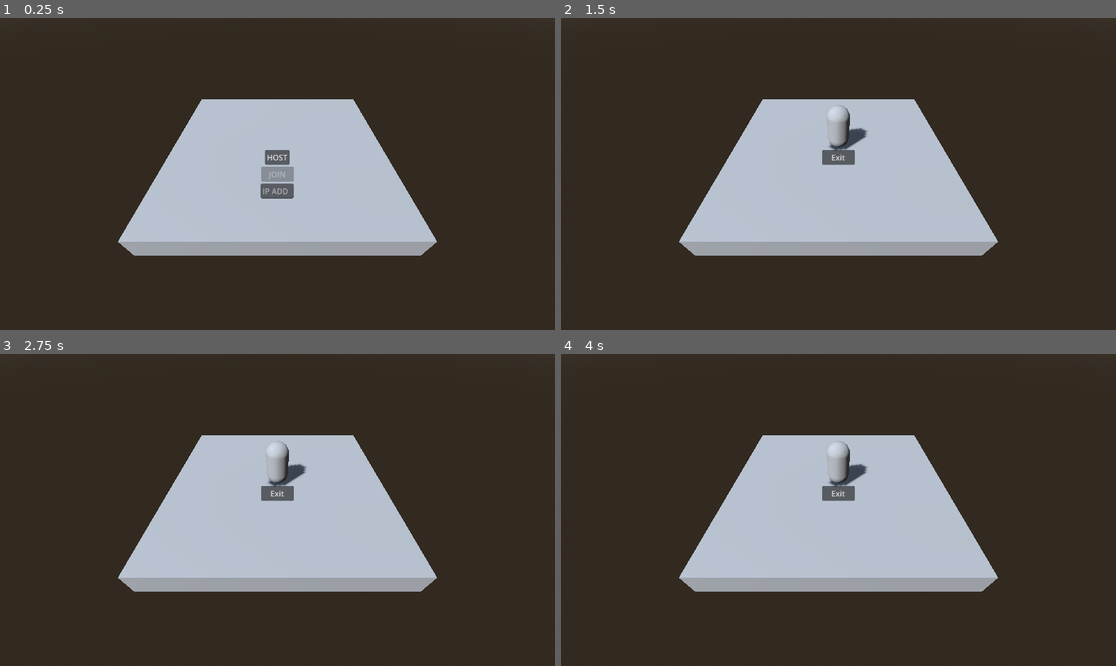
Above: before the commit, frames 1-4 (two rows, left to right).
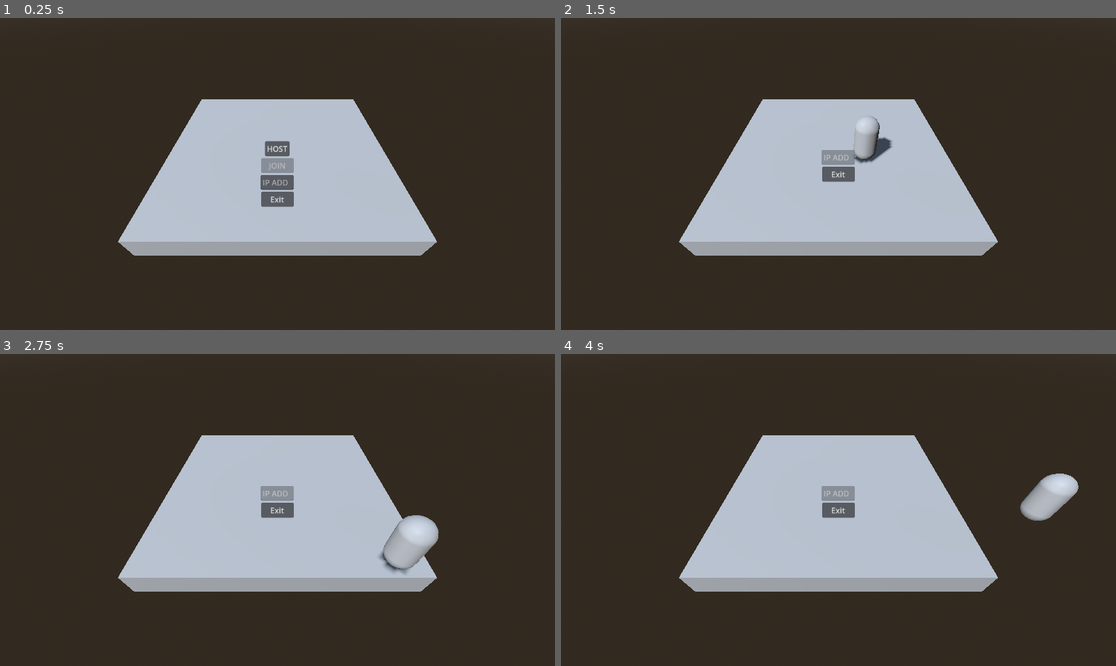
Above: after the commit, the same moments.

Repository: LeonStansfield/Basic-Godot-Multiplayer-Framework
Game: Godot game, scene res://Scenes/main.tscn
Two runs of this game, one before a commit and one after it. Both use one fixed random seed, a clock stepped at 60 frames per second and the inputs below.
Inputs:
- Up to frame 1 (0.25 s): no input
- Up to frame 2 (1.5 s): click "HOST" at 0.5 s; tap Enter at 1.25 s; hold D (move_right) from 1.28 s (still down)
- Up to frame 3 (2.75 s): release D (move_right) at 2.03 s; hold S (move_back) from 2.03 s (still down)
- Up to frame 4 (4 s): release S (move_back) at 2.78 s; hold D (move_right) 2.78-3.53 s; hold W (move_forward) from 3.53 s (still down)

The runs differ from the first frame. In frame 1, 0.8% of the frame differs, in the area x 46-53%, y 39-61%; in frame 2, 1.4%; in frame 3, 1.9%; in frame 4, 2.0%, in the area x 46-94%, y 27-54%.

Commit message:
Reverted code cleanup and implemented better button visibility

Diff:
--- a/Scenes/main.tscn
+++ b/Scenes/main.tscn
@@ -37,7 +37,7 @@
 layout_mode = 2
 text = "JOIN"
 
-[node name="IPInput" type="LineEdit" parent="Control"]
+[node name="IPAddress" type="LineEdit" parent="Control"]
 layout_mode = 2
 size_flags_horizontal = 4
 size_flags_vertical = 4
--- a/scripts/main.gd
+++ b/scripts/main.gd
@@ -1,65 +1,151 @@
 extends Node
 
-@onready var host_button: Button = $Control/Host
-@onready var join_button: Button = $Control/Join
-@onready var exit_button: Button = $Control/Exit
-@onready var ip_input: LineEdit = $Control/IPInput
-@onready var player_scene: PackedScene = preload("res://Prefabs/player.tscn")
+@onready var ip_input = $Control/IPAddress
+@onready var host_button = $Control/Host
+@onready var join_button = $Control/Join
+@onready var exit_button = $Control/Exit
+@onready var start_area = $SpawnPoint
 
-var peer: ENetMultiplayerPeer
-var is_in_game: bool = false
+const PORT := 12345
+const MAX_PLAYERS := 4
+var player_scene := preload("res://Prefabs/player.tscn")
 
-func _ready() -> void:
-	join_button.disabled = true
-	exit_button.visible = false
-	ip_input.text_changed.connect(_on_ip_input_changed)
-	host_button.pressed.connect(_on_host_pressed)
-	join_button.pressed.connect(_on_join_pressed)
-	exit_button.pressed.connect(_on_exit_pressed)
+# Keep track of spawned players (peer_id -> node)
+var players: Dictionary = {}
 
-func _on_ip_input_changed(new_text: String) -> void:
-	join_button.disabled = new_text.strip_edges() == ""
+func _ready():
+	host_button.pressed.connect(host_game)
+	join_button.pressed.connect(join_game)
+	exit_button.pressed.connect(exit_game)
 
-func _on_host_pressed() -> void:
-	peer = ENetMultiplayerPeer.new()
-	peer.create_server(9000)
+	ip_input.text_changed.connect(_on_ip_text_changed)
+	update_join_button_state()
+
+	multiplayer.connected_to_server.connect(_on_connected_to_server)
+	multiplayer.connection_failed.connect(_on_connection_failed)
+	multiplayer.server_disconnected.connect(_on_server_disconnected)
+
+	multiplayer.peer_connected.connect(_on_peer_connected)       # Fires on server
+	multiplayer.peer_disconnected.connect(_on_peer_disconnected) # Fires on server
+
+func _on_ip_text_changed(new_text: String) -> void:
+	update_join_button_state()
+
+func update_join_button_state():
+	join_button.disabled = ip_input.text.strip_edges() == ""
+
+func host_game():
+	reset_game_state()
+	_show_game_ui(true)
+
+	var peer := ENetMultiplayerPeer.new()
+	peer.create_server(PORT, MAX_PLAYERS)
 	multiplayer.multiplayer_peer = peer
-	multiplayer.peer_connected.connect(_on_peer_connected)
-	_start_game()
+	print("Hosting on port %d" % PORT)
 
-func _on_join_pressed() -> void:
+	# Host spawns itself locally
+	spawn_local(multiplayer.get_unique_id())
+
+func join_game():
+	if join_button.disabled:
+		return
+
+	reset_game_state()
+	_show_game_ui(true)
+
 	var ip: String = ip_input.text.strip_edges()
-	if ip == "":
+	var peer := ENetMultiplayerPeer.new()
+	var err := peer.create_client(ip, PORT)
+	if err != OK:
+		print("Failed to create client peer")
+		_show_game_ui(false)
 		return
-	peer = ENetMultiplayerPeer.new()
-	peer.create_client(ip, 9000)
 	multiplayer.multiplayer_peer = peer
-	multiplayer.connected_to_server.connect(_start_game)
+	print("Connecting to %s..." % ip)
 
-func _on_exit_pressed() -> void:
+func exit_game():
+	if multiplayer.multiplayer_peer:
+		multiplayer.multiplayer_peer.close_connection()
+	reset_game_state()
+	_show_game_ui(false)
+
+func _on_connected_to_server():
+	print("Connected to server")
+	# Wait for server to spawn us; don't spawn early
+
+func _on_connection_failed():
+	print("Connection failed")
+	reset_game_state()
+	_show_game_ui(false)
+
+func _on_server_disconnected():
+	print("Disconnected from server")
+	reset_game_state()
+	_show_game_ui(false)
+
+func _show_game_ui(in_game: bool):
+	# Hide Host/Join when in game, show Exit button
+	host_button.visible = not in_game
+	join_button.visible = not in_game
+	ip_input.editable = not in_game
+	exit_button.visible = in_game
+
+func _on_peer_connected(id: int):
+	if !multiplayer.is_server():
+		return
+	print("Peer connected: %d" % id)
+	spawn_local(id)
+	spawn_remote.rpc_id(id, id)
+	for existing_id in players.keys():
+		if existing_id != id:
+			spawn_remote.rpc_id(id, existing_id)
+	for peer_id in multiplayer.get_peers():
+		if peer_id != id:
+			spawn_remote.rpc_id(peer_id, id)
+
+func _on_peer_disconnected(id: int):
+	if !multiplayer.is_server():
+		return
+	print("Peer disconnected: %d" % id)
+	for peer_id in multiplayer.get_peers():
+		despawn_remote.rpc_id(peer_id, id)
+	despawn_local(id)
+
+func spawn_local(peer_id: int):
+	if players.has(peer_id):
+		despawn_local(peer_id)
+	var p: CharacterBody3D = player_scene.instantiate() as CharacterBody3D
+	p.name = "Player_%s" % str(peer_id)
+	add_child(p)
+	p.set_multiplayer_authority(peer_id)
+	if is_instance_valid(start_area):
+		p.global_position = start_area.global_position + Vector3(randf() * 5.0, 0.0, randf() * 5.0)
+	if p.has_method("set_network_ready"):
+		p.call("set_network_ready", true)
+	players[peer_id] = p
+	print("Spawned local player node for peer %d" % peer_id)
+
+@rpc("authority")
+func spawn_remote(peer_id: int):
+	spawn_local(peer_id)
+
+@rpc("authority")
+func despawn_remote(peer_id: int):
+	despawn_local(peer_id)
+
+func despawn_local(peer_id: int):
+	if players.has(peer_id):
+		var n: Node = players[peer_id]
+		if is_instance_valid(n):
+			n.queue_free()
+		players.erase(peer_id)
+
+func reset_game_state():
+	for id in players.keys():
+		var n: Node = players[id]
+		if is_instance_valid(n):
+			n.queue_free()
+	players.clear()
 	multiplayer.multiplayer_peer = null
-	get_tree().reload_current_scene()
-
-func _start_game() -> void:
-	is_in_game = true
-	host_button.visible = false
-	join_button.visible = false
-	ip_input.visible = false
-	exit_button.visible = true
-
-	if multiplayer.is_server():
-		_spawn_player(multiplayer.get_unique_id())
-	else:
-		rpc_id(1, "_request_spawn", multiplayer.get_unique_id())
-
-func _on_peer_connected(id: int) -> void:
-	rpc_id(id, "_request_spawn", multiplayer.get_unique_id())
-
-@rpc("any_peer", "call_remote", "reliable")
-func _request_spawn(id: int) -> void:
-	_spawn_player(id)
-
-func _spawn_player(id: int) -> void:
-	var player = player_scene.instantiate()
-	player.name = str(id)
-	add_child(player)
+	print("Game state reset to initial state")
+	update_join_button_state()
